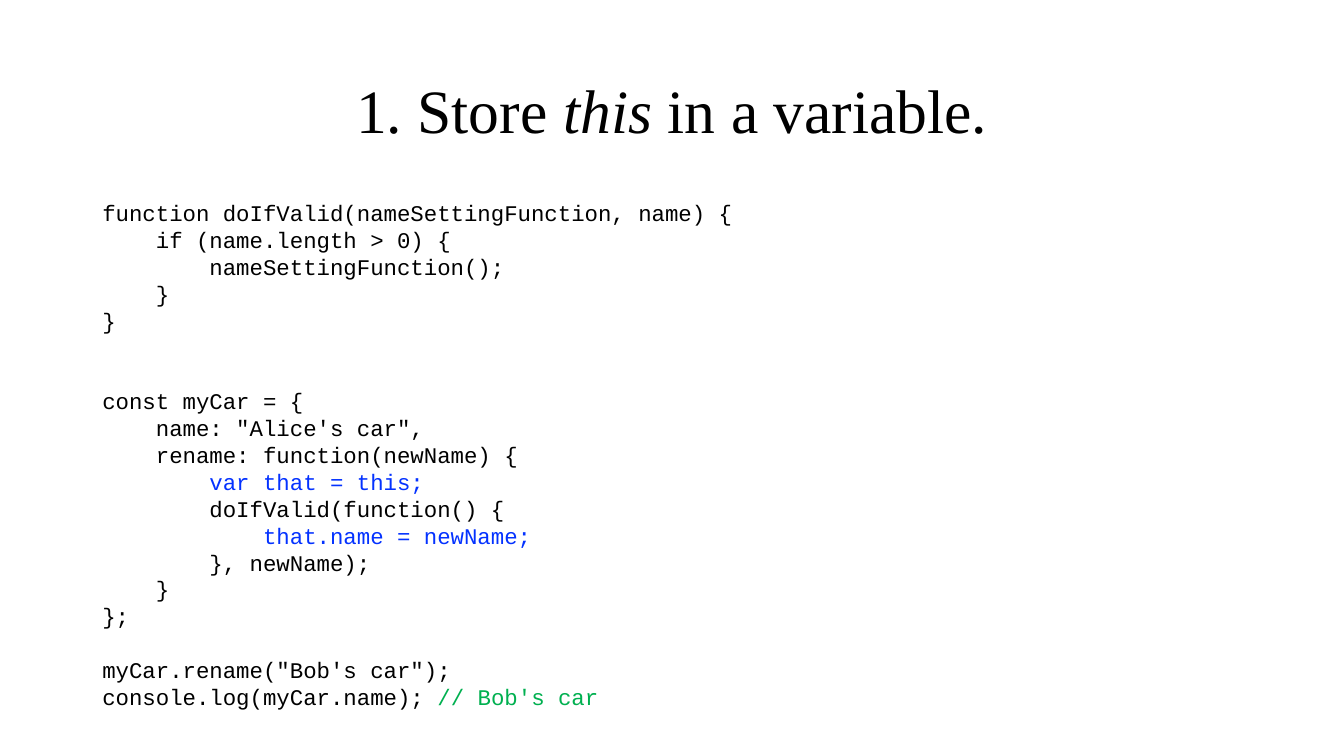
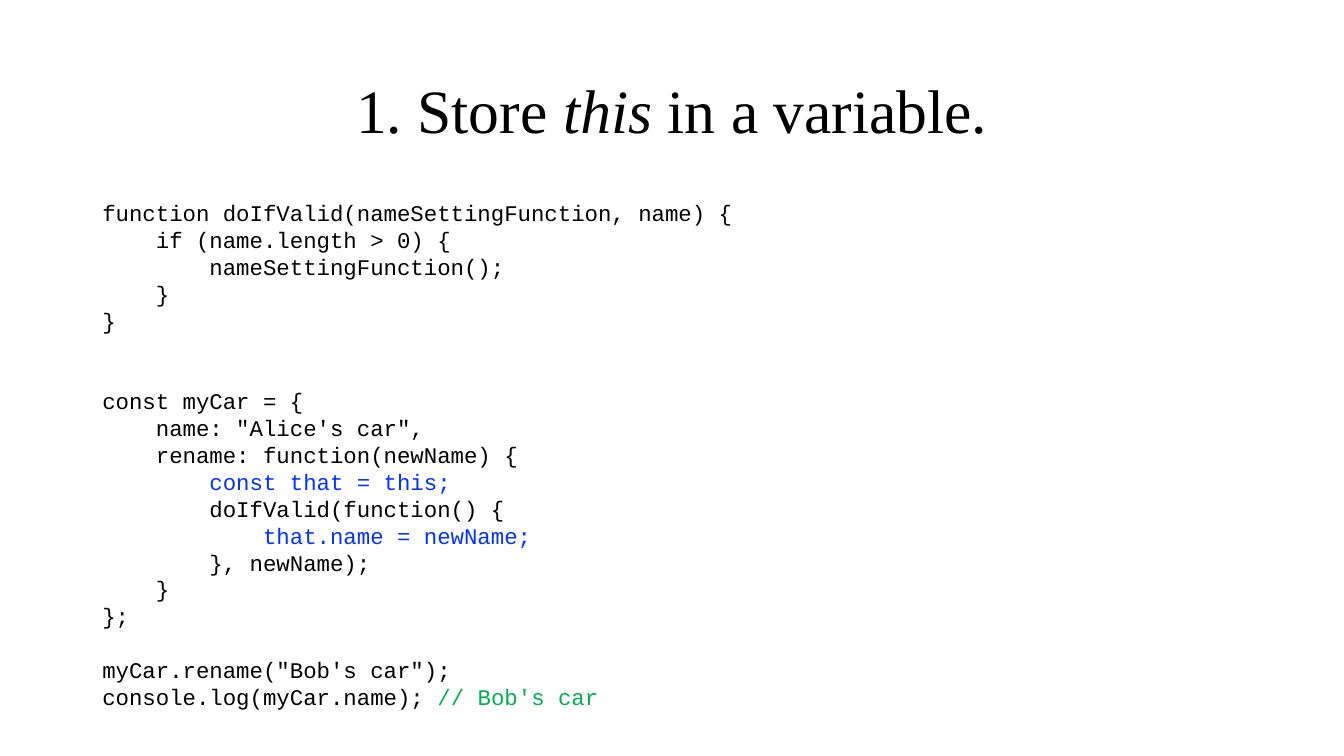
Before and after one commit to jlawrence/inheritance-in-javascript, a slide deck: slide 11 of The Inner Workings of Inheritance in JavaScript.pptx. Drawn at 1344x756 pixels with LibreOffice and Linux fonts; fonts in the diff are those of the drawing. Boxes give left, top, right and bottom in pixels: in the first picture for what was removed or moved away, otherwise in the second. Text is boxed around its words. In the diff, an @@ line names an element or a change of style, - is before the commit and + after.

```diff
--- a/The Inner Workings of Inheritance in JavaScript.pptx
+++ b/The Inner Workings of Inheritance in JavaScript.pptx
@@ text at [209, 474, 451, 494]: text changed @@
-var that = this;
+const that = this;
```
Also in this commit, not shown: 3 other slides changed, 2 slides removed.
